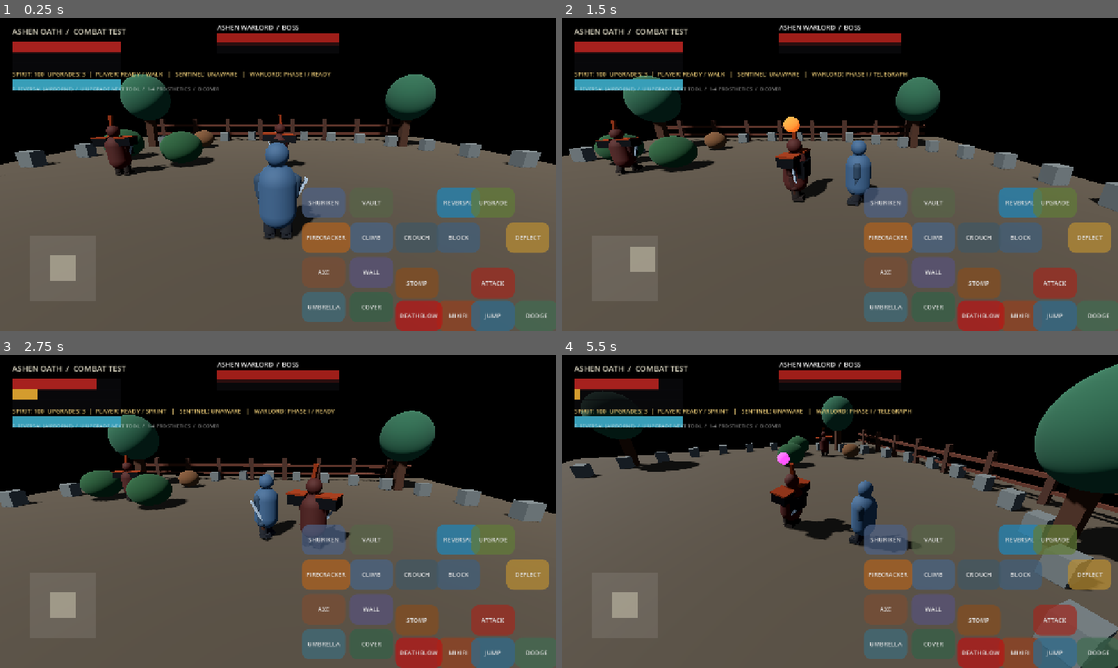
Above: before the commit, frames 1-4 (two rows, left to right).
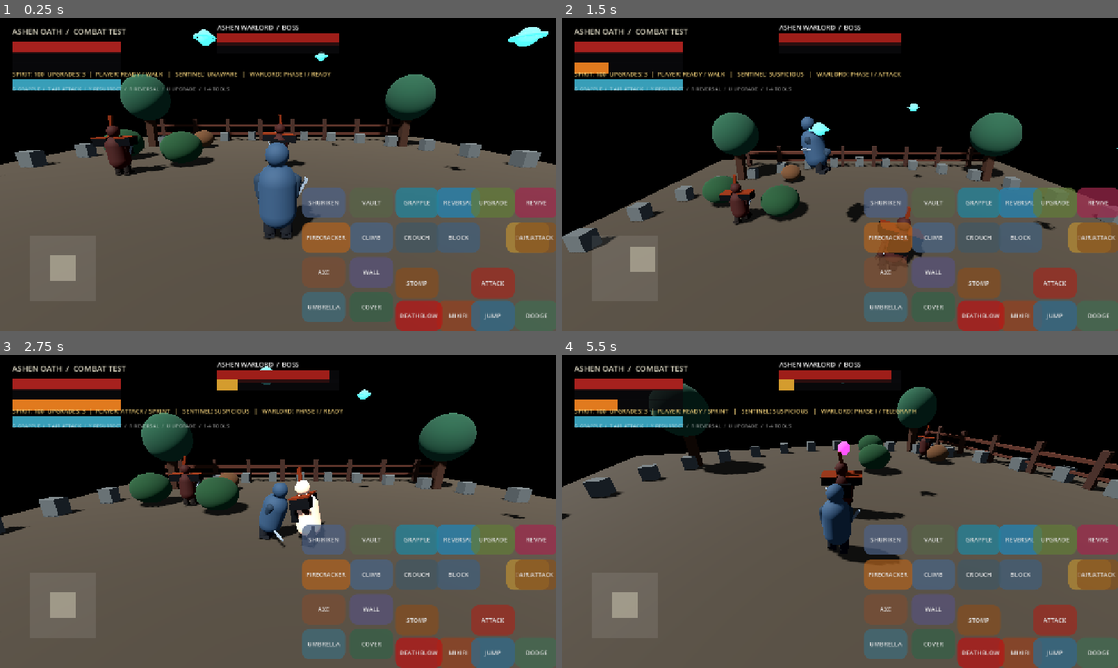
Above: after the commit, the same moments.

Repository: zahaopang-ship-it/Ashen-Oath-Godot
Game: Godot game, scene res://scenes/main.tscn
Same seed, same stepped clock (60 frames per second), same inputs: the game is played once before the commit and once after it. Sound files missing from this copy of the repository are replaced by a short silence.
Inputs (mouse positions are in pixels of both pictures, inside the frame that each line leads up to):
- Up to frame 1 (0.25 s): no input
- Up to frame 2 (1.5 s): tap Enter at 0.5 s; move the mouse to (962, 158) at 0.52 s; hold D 0.53-1.25 s; tap F at 0.6 s; click (962, 158) at 0.67 s; tap Space at 0.77 s; tap G at 0.8 s; drag from (728, 190) to (812, 237) at 1.27 s
- Up to frame 3 (2.75 s): move the mouse to (333, 442) at 2.02 s; hold D from 2.03 s (still down); tap T at 2.1 s; tap Y at 2.3 s
- Up to frame 4 (5.5 s): release D at 2.75 s; drag from (812, 574) to (673, 464) at 2.77 s; move the mouse to (1006, 558) at 3.52 s; hold A 3.53-4.25 s; tap F at 3.6 s; tap Space at 3.77 s; tap G at 3.8 s; drag from (673, 464) to (756, 433) at 4.27 s; move the mouse to (867, 511) at 5.02 s; hold S from 5.03 s (still down); tap T at 5.1 s; click (867, 511) at 5.17 s; tap Y at 5.3 s

The runs differ from the first frame. In frame 1, 2.8% of the frame differs, in the area x 2-100%, y 2-75%; in frame 2, 21%; in frame 3, 15%; in frame 4, 21%, in the area x 0-100%, y 2-100%.

Commit message:
Add player resurrection and grappling traversal

Diff:
--- a/project/scripts/fighter.gd
+++ b/project/scripts/fighter.gd
@@ -126,6 +126,19 @@
 var lightning_reversal_timer := 0.0
 var prosthetic_upgrade_points := 3
 var upgrade_selection_index := 0
+var resurrection_charges := 1
+var max_resurrection_charges := 1
+var resurrection_invulnerability := 0.0
+var resurrection_available := true
+var checkpoint_position := Vector3.ZERO
+var is_grappling := false
+var grapple_target: Node3D
+var _grapple_start := Vector3.ZERO
+var _grapple_end := Vector3.ZERO
+var _grapple_elapsed := 0.0
+var _grapple_duration := 0.48
+var _grapple_height := 1.25
+var _grapple_attack_ready := false
 var prosthetic_upgrades := {"shuriken": 0, "firecracker": 0, "axe": 0, "umbrella": 0}
 
 const WINDUP_TIME := 0.32
@@ -150,6 +163,10 @@
 const COMBO_RESET_TIME := 0.95
 
 func _physics_process(delta: float) -> void:
+	if is_grappling:
+		_update_grapple(delta)
+		_update_combat_animation(delta)
+		return
 	if is_vaulting:
 		_update_vault(delta)
 		_update_combat_animation(delta)
@@ -171,6 +188,7 @@
 		velocity = Vector3.ZERO
 		return
 	deflect_timer = maxf(0.0, deflect_timer - delta)
+	resurrection_invulnerability = maxf(0.0, resurrection_invulnerability - delta)
 	prosthetic_cooldown = maxf(0.0, prosthetic_cooldown - delta)
 	lightning_reversal_timer = maxf(0.0, lightning_reversal_timer - delta)
 	prosthetic_pose_timer = maxf(0.0, prosthetic_pose_timer - delta)
@@ -1318,9 +1336,12 @@
 	attack_hit.emit(target)
 
 func receive_strike(damage: float, posture_damage: float, attacker: Node3D, incoming_kind: String = "slash") -> String:
-	if is_dead or is_dodging:
-		if is_dodging:
-			combat_feedback.emit("evaded", self)
+	if is_dead:
+		return "ignored"
+	if resurrection_invulnerability > 0.0:
+		return "immune"
+	if is_dodging:
+		combat_feedback.emit("evaded", self)
 		return "evaded"
 	if incoming_kind == "lightning" and is_player and lightning_reversal_timer > 0.0 and velocity.y > 0.35:
 		lightning_reversal_timer = 0.0
@@ -1391,13 +1412,122 @@
 		combat_feedback.emit("posture_break", self)
 
 func _die() -> void:
+	if is_dead:
+		return
 	is_dead = true
+	if is_player:
+		resurrection_available = resurrection_charges > 0
 	state = CombatState.DEAD
 	attack_phase_changed.emit("finished")
 	is_blocking = false
 	velocity = Vector3.ZERO
 	combat_feedback.emit("death", self)
 	died.emit()
+
+func set_checkpoint(position: Vector3) -> void:
+	checkpoint_position = position
+
+func resurrect() -> bool:
+	if not is_player or not is_dead or not resurrection_available or resurrection_charges <= 0:
+		return false
+	resurrection_charges -= 1
+	resurrection_available = false
+	is_dead = false
+	state = CombatState.FREE
+	vitality = max_vitality * 0.55
+	posture = 0.0
+	velocity = Vector3.ZERO
+	global_position = checkpoint_position
+	is_blocking = false
+	is_deflecting = false
+	is_dodging = false
+	is_crouching = false
+	is_wall_hugging = false
+	is_cover_transferring = false
+	is_grappling = false
+	attack_timer = 0.0
+	attack_buffer_timer = 0.0
+	buffered_attack_kind = ""
+	resurrection_invulnerability = 1.35
+	combat_feedback.emit("resurrection", self)
+	return true
+
+func begin_jump() -> bool:
+	if not is_player or is_dead or state != CombatState.FREE or not is_on_floor() or is_grappling or is_vaulting:
+		return false
+	velocity.y = 7.2
+	is_crouching = false
+	return true
+
+func try_grapple() -> bool:
+	if not is_player or is_dead or state != CombatState.FREE or is_grappling or is_vaulting or is_wall_hugging or is_cover_transferring:
+		return false
+	var best: Node3D = null
+	var best_distance := 12.5
+	var forward := -global_transform.basis.z.normalized()
+	for candidate in get_tree().get_nodes_in_group("grapple_points"):
+		if not candidate is Node3D or not is_instance_valid(candidate):
+			continue
+		var offset: Vector3 = candidate.global_position - global_position
+		var distance := offset.length()
+		if distance < 2.0 or distance > best_distance:
+			continue
+		var direction := offset.normalized()
+		if forward.dot(direction) < 0.48:
+			continue
+		var query := PhysicsRayQueryParameters3D.create(global_position + Vector3.UP * 1.1, candidate.global_position)
+		query.exclude = [get_rid()]
+		var hit := get_world_3d().direct_space_state.intersect_ray(query)
+		if not hit.is_empty() and hit.collider != candidate:
+			continue
+		best = candidate
+		best_distance = distance
+	if not is_instance_valid(best):
+		return false
+	grapple_target = best
+	_grapple_start = global_position
+	_grapple_end = best.global_position + Vector3(0.0, -0.8, 0.0)
+	_grapple_elapsed = 0.0
+	_grapple_duration = clampf(best_distance / 18.0, 0.32, 0.62)
+	_grapple_height = clampf(best_distance * 0.16, 0.8, 1.8)
+	is_grappling = true
+	_grapple_attack_ready = true
+	velocity = Vector3.ZERO
+	return true
+
+func _update_grapple(delta: float) -> void:
+	if not is_instance_valid(grapple_target):
+		is_grappling = false
+		return
+	_grapple_elapsed += delta
+	var t := clampf(_grapple_elapsed / _grapple_duration, 0.0, 1.0)
+	var desired := _grapple_start.lerp(_grapple_end, t) + Vector3.UP * (sin(t * PI) * _grapple_height)
+	var travel := desired - global_position
+	velocity = travel / maxf(delta, 0.001)
+	move_and_slide()
+	if get_slide_collision_count() > 0 and t < 0.92:
+		is_grappling = false
+		grapple_target = null
+		velocity = Vector3.ZERO
+		return
+	if t >= 1.0:
+		is_grappling = false
+		grapple_target = null
+		velocity = Vector3.ZERO
+		_grapple_attack_ready = true
+
+func aerial_grapple_attack() -> bool:
+	if not is_player or is_dead or state != CombatState.FREE or is_grappling or not _grapple_attack_ready or not is_instance_valid(target) or target.is_dead:
+		return false
+	var offset := target.global_position - global_position
+	offset.y = 0.0
+	if offset.length() > 3.1 or offset.length() < 0.1:
+		return false
+	if (-global_transform.basis.z).dot(offset.normalized()) < 0.0:
+		return false
+	_grapple_attack_ready = false
+	start_attack("heavy")
+	return true
 
 func begin_mikiri_counter() -> bool:
 	if is_dead or state != CombatState.FREE:
--- a/project/scripts/main.gd
+++ b/project/scripts/main.gd
@@ -47,8 +47,12 @@
 	_create_stealth_cover(Vector3(-5.1, 0.0, -3.0), "MossyBushA")
 	_create_stealth_cover(Vector3(-9.2, 0.0, -4.5), "MossyBushB")
 	_create_stealth_cover(Vector3(-5.8, 0.0, -8.6), "SupplyCrates")
+	_create_grapple_point(Vector3(-2.5, 5.2, 0.0), "GrappleAnchorWest")
+	_create_grapple_point(Vector3(2.5, 5.8, -5.5), "GrappleAnchorNorth")
+	_create_grapple_point(Vector3(7.0, 4.8, 1.5), "GrappleAnchorEast")
 	enemy = boss
 	player.target = enemy
+	player.set_checkpoint(Vector3(0.0, 0.0, 4.0))
 	enemy.target = player
 	boss.boss_phase_changed.connect(_on_boss_phase_changed)
 	enemy.attack_phase_changed.connect(_on_enemy_attack_phase)
@@ -502,6 +506,10 @@
 			KEY_4: player.use_prosthetic("umbrella")
 			KEY_R: player.begin_lightning_reversal()
 			KEY_U: player.upgrade_next_prosthetic()
+			KEY_F: player.begin_jump()
+			KEY_G: player.try_grapple()
+			KEY_T: player.aerial_grapple_attack()
+			KEY_Y: player.resurrect()
 			KEY_KP_1: player.end_deflect()
 			KEY_KP_2: player.end_block()
 	if event is InputEventKey and not event.pressed:
@@ -518,6 +526,33 @@
 func rotate_camera(delta_x: float, delta_y: float) -> void:
 	camera_yaw -= delta_x * 0.004
 	camera_pitch = clampf(camera_pitch - delta_y * 0.003, -0.65, 0.15)
+
+func _create_grapple_point(pos: Vector3, label: String) -> void:
+	var anchor := Area3D.new()
+	anchor.name = label
+	anchor.position = pos
+	anchor.add_to_group("grapple_points")
+	anchor.monitoring = false
+	add_child(anchor)
+	var orb := MeshInstance3D.new()
+	var mesh := SphereMesh.new()
+	mesh.radius = 0.24
+	mesh.height = 0.48
+	orb.mesh = mesh
+	var material := StandardMaterial3D.new()
+	material.albedo_color = Color(0.18, 0.78, 0.88)
+	material.emission_enabled = true
+	material.emission = Color(0.12, 0.72, 1.0)
+	material.emission_energy_multiplier = 2.2
+	orb.material_override = material
+	anchor.add_child(orb)
+	var ring := MeshInstance3D.new()
+	var ring_mesh := TorusMesh.new()
+	ring_mesh.inner_radius = 0.30
+	ring_mesh.outer_radius = 0.38
+	ring.mesh = ring_mesh
+	ring.material_override = material
+	anchor.add_child(ring)
 
 func _create_stealth_cover(pos: Vector3, label: String) -> void:
 	var cover := StaticBody3D.new()
--- a/project/scripts/touch_hud.gd
+++ b/project/scripts/touch_hud.gd
@@ -84,9 +84,12 @@
 	_register_action("UMBRELLA", Vector2(-585, -90), "umbrella", Color(0.24, 0.42, 0.48))
 	_register_action("REVERSAL", Vector2(-275, -330), "reversal", Color(0.12, 0.52, 0.72))
 	_register_action("UPGRADE", Vector2(-195, -330), "upgrade", Color(0.38, 0.48, 0.22))
+	_register_action("GRAPPLE", Vector2(-370, -330), "grapple", Color(0.12, 0.52, 0.62))
+	_register_action("REVIVE", Vector2(-95, -330), "revive", Color(0.62, 0.16, 0.30))
+	_register_action("AIR ATTACK", Vector2(-95, -250), "air_attack", Color(0.52, 0.32, 0.12))
 	var hint := Label.new()
 	hint.text = "C CROUCH  /  V VAULT  /  M CLIMB  /  H WALL-HUG  /  B COVER-TO-COVER"
-	hint.text = "R REVERSAL (AIRBORNE)  /  U UPGRADE NEXT TOOL  /  1-4 PROSTHETICS  /  B COVER"
+	hint.text = "G GRAPPLE  /  T AIR ATTACK  /  Y RESURRECT  /  R REVERSAL  /  U UPGRADE  /  1-4 TOOLS"
 	hint.position = Vector2(28, 154)
 	hint.add_theme_font_size_override("font_size", 12)
 	hint.add_theme_color_override("font_color", Color(1, 1, 1, 0.55))
@@ -175,7 +178,7 @@
 		"block": game.player.begin_block()
 		"dodge": game.player.dodge()
 		"mikiri": game.player.begin_mikiri_counter()
-		"jump": game.player.begin_sweep_evade()
+		"jump": game.player.begin_jump()
 		"stomp": game.player.stomp_broken_target()
 		"deathblow":
 			if not game.player.stealth_deathblow_target():
@@ -191,6 +194,9 @@
 		"umbrella": game.player.use_prosthetic("umbrella")
 		"reversal": game.player.begin_lightning_reversal()
 		"upgrade": game.player.upgrade_next_prosthetic()
+		"grapple": game.player.try_grapple()
+		"revive": game.player.resurrect()
+		"air_attack": game.player.aerial_grapple_attack()
 
 func _action_up(action: String) -> void:
 	match action:
@@ -213,14 +219,15 @@
 	posture_bar.value = game.player.get_posture_ratio() * 100.0
 	enemy_vitality.value = game.enemy.get_vitality_ratio() * 100.0
 	enemy_posture.value = game.enemy.get_posture_ratio() * 100.0
-	var movement_label := "COVER MOVE" if game.player.is_cover_transferring else ("SPRINT" if game.player.is_sprinting else "WALK")
+	var movement_label := "GRAPPLING" if game.player.is_grappling else ("COVER MOVE" if game.player.is_cover_transferring else ("SPRINT" if game.player.is_sprinting else "WALK"))
 	var execution_prompt := "  /  DEATHBLOW READY" if game.enemy.state == 4 and not game.enemy.is_dead else ""
 	var phase_text := "PHASE II" if game.enemy.boss_phase == 2 else "PHASE I"
 	var awareness_text: String = ["UNAWARE", "SUSPICIOUS", "SEARCHING", "ALERTED"][game.guard.awareness_state]
 	suspicion_bar.value = game.guard.suspicion
 	prosthetic_bar.value = game.player.prosthetic_energy
 	var stealth_label := " / COVERED" if game.player.is_in_cover and game.player.is_crouching else (" / IN COVER" if game.player.is_in_cover else "")
-	status_label.text = "SPIRIT: " + str(roundi(game.player.prosthetic_energy)) + "  UPGRADES: " + str(game.player.prosthetic_upgrade_points) + "  |  PLAYER: " + _state_name(game.player) + (" / CROUCH" if game.player.is_crouching else " / " + movement_label) + stealth_label + "   |   SENTINEL: " + awareness_text + "   |   WARLORD: " + phase_text + " / " + _state_name(game.enemy) + execution_prompt
+	var revive_text := "  REVIVE: " + str(game.player.resurrection_charges) if game.player.is_dead else ""
+	status_label.text = "SPIRIT: " + str(roundi(game.player.prosthetic_energy)) + "  UPGRADES: " + str(game.player.prosthetic_upgrade_points) + "  |  PLAYER: " + _state_name(game.player) + revive_text + (" / CROUCH" if game.player.is_crouching else " / " + movement_label) + stealth_label + "   |   SENTINEL: " + awareness_text + "   |   WARLORD: " + phase_text + " / " + _state_name(game.enemy) + execution_prompt
 
 func _state_name(fighter: Node) -> String:
 	if fighter.state == 4: return "POSTURE BROKEN"
--- /dev/null
+++ b/project/tests/resurrection_grapple_test.gd
@@ -0,0 +1,75 @@
+extends SceneTree
+
+const FIGHTER = preload("res://scripts/fighter.gd")
+const MAIN = preload("res://scripts/main.gd")
+var failures: Array[String] = []
+
+func _initialize() -> void:
+	call_deferred("_run")
+
+func _check(value: bool, label: String) -> void:
+	if value:
+		print("PASS: ", label)
+	else:
+		failures.append(label)
+		push_error("FAIL: " + label)
+
+func _run() -> void:
+	var player := CharacterBody3D.new()
+	player.set_script(FIGHTER)
+	player.is_player = true
+	player.position = Vector3(0.0, 0.0, 0.0)
+	root.add_child(player)
+	player.set_checkpoint(Vector3(2.0, 0.0, 3.0))
+	player._die()
+	_check(player.is_dead and player.resurrection_available and player.resurrection_charges == 1, "player death enables one available resurrection charge")
+	_check(player.resurrect(), "player can consume resurrection after death")
+	_check(not player.is_dead and player.state == FIGHTER.CombatState.FREE, "resurrection restores the live combat state")
+	_check(is_equal_approx(player.vitality, 55.0) and is_equal_approx(player.posture, 0.0), "resurrection restores 55 percent vitality and clears posture")
+	_check(player.global_position.is_equal_approx(Vector3(2.0, 0.0, 3.0)), "resurrection returns player to checkpoint position")
+	_check(player.resurrection_charges == 0 and not player.resurrection_available, "resurrection consumes its only charge")
+	_check(player.receive_strike(30.0, 20.0, null) == "immune", "resurrection grants a brief damage immunity window")
+	player._die()
+	_check(not player.resurrect(), "player cannot resurrect again after charge is exhausted")
+	var enemy := CharacterBody3D.new()
+	enemy.set_script(FIGHTER)
+	root.add_child(enemy)
+	_check(not enemy.resurrect(), "non-player fighters cannot use player resurrection")
+	var game := Node3D.new()
+	game.set_script(MAIN)
+	root.add_child(game)
+	await process_frame
+	await physics_frame
+	var world_player: CharacterBody3D = game.player
+	world_player.global_position = Vector3(0.0, 0.0, 4.0)
+	world_player.rotation.y = 0.0
+	_check(get_nodes_in_group("grapple_points").size() == 3, "arena builds three visible grapple anchors")
+	_check(world_player.try_grapple(), "player can lock onto a forward reachable grapple anchor")
+	_check(world_player.is_grappling and is_instance_valid(world_player.grapple_target), "grapple enters a dedicated traversal state with a target")
+	var grapple_start: Vector3 = world_player.global_position
+	for i in range(80):
+		await physics_frame
+		if not world_player.is_grappling:
+			break
+	_check(not world_player.is_grappling, "grapple traversal completes within its timed arc")
+	_check(world_player.global_position.distance_to(grapple_start) > 2.0, "grapple moves player through world space rather than teleporting")
+	_check(world_player._grapple_attack_ready, "completed grapple arms a contextual aerial attack")
+	world_player.global_position = game.boss.global_position + Vector3(0.0, 0.0, 2.0)
+	world_player.rotation.y = 0.0
+	_check(world_player.aerial_grapple_attack(), "aerial follow-up attack can trigger near the target")
+	_check(world_player.state == FIGHTER.CombatState.WINDUP, "aerial follow-up enters the heavy attack telegraph")
+	var blocked_player := CharacterBody3D.new()
+	blocked_player.set_script(FIGHTER)
+	blocked_player.is_player = true
+	root.add_child(blocked_player)
+	blocked_player.global_position = Vector3(100.0, 0.0, 100.0)
+	var behind_anchor := Area3D.new()
+	behind_anchor.add_to_group("grapple_points")
+	root.add_child(behind_anchor)
+	behind_anchor.global_position = Vector3(100.0, 3.0, 105.0)
+	_check(not blocked_player.try_grapple(), "grapple rejects anchors behind the player")
+	if failures.is_empty():
+		print("Resurrection and grapple tests: 18/18 passed")
+	else:
+		printerr("Resurrection and grapple tests: ", 18 - failures.size(), "/18 passed")
+	quit(0 if failures.is_empty() else 1)
Not shown, added: project/tests/resurrection_grapple_test.gd.uid
Not shown, changed: DEVELOPMENT_PLAN.md
